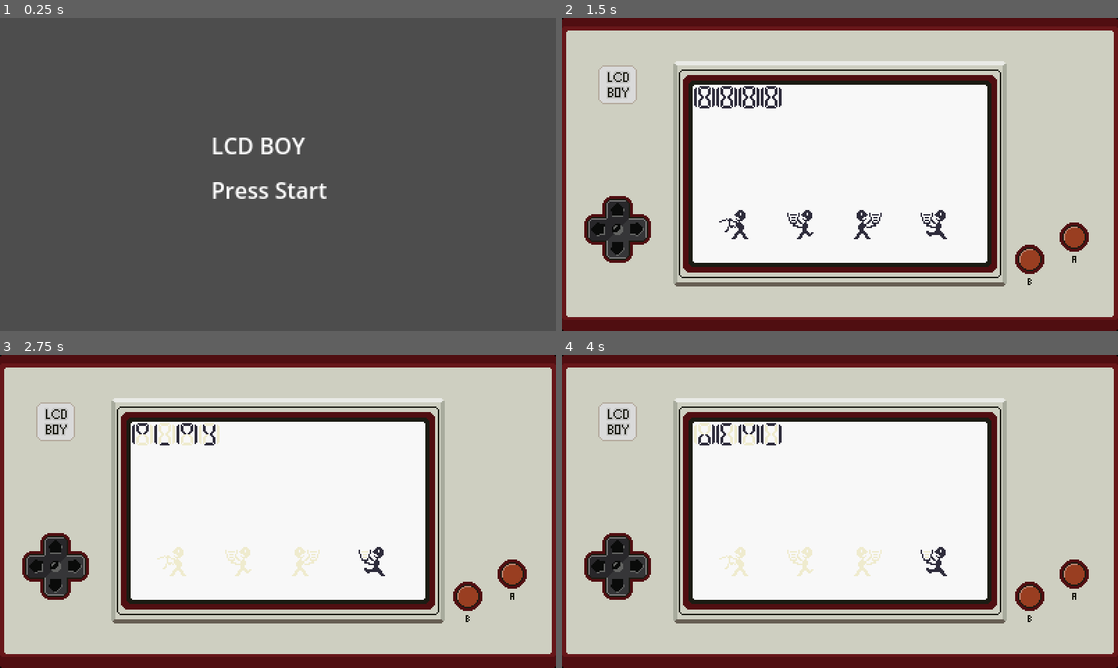
Above: before the commit, frames 1-4 (two rows, left to right).
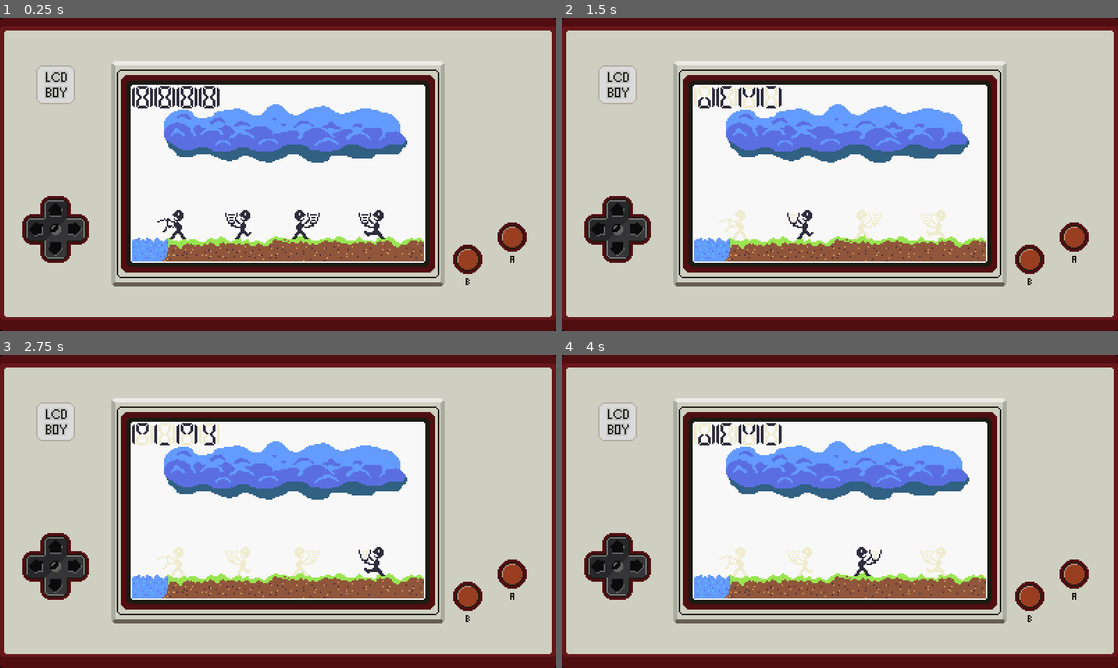
Above: after the commit, the same moments.

Repository: zapturk/PCGJ2025
Game: Godot game, scene res://Scenes/game.tscn
Same seed, same stepped clock (60 frames per second), same inputs: the game is played once before the commit and once after it. Before the commit the project starts from res://Scenes/title.tscn.
Inputs (mouse positions are in pixels of both pictures, inside the frame that each line leads up to):
- Up to frame 1 (0.25 s): no input
- Up to frame 2 (1.5 s): tap Enter (ui_accept) at 0.5 s; move the mouse to (962, 158) at 0.52 s; hold Right (ui_right) 0.53-1.25 s; hold Enter (ui_accept) 0.53-1.25 s; click (962, 158) at 0.67 s; drag from (728, 190) to (812, 237) at 1.27 s
- Up to frame 3 (2.75 s): tap Enter (ui_accept) at 2 s; move the mouse to (333, 442) at 2.02 s; hold Right (ui_right) from 2.03 s (still down); hold Enter (ui_accept) from 2.03 s (still down); tap U at 2.1 s
- Up to frame 4 (4 s): release Right (ui_right) at 2.75 s; release Enter (ui_accept) at 2.75 s; tap R (restart) at 2.75 s; drag from (812, 574) to (673, 464) at 2.77 s; tap Enter (ui_accept) at 3.5 s; move the mouse to (1006, 558) at 3.52 s; hold Left (ui_left) from 3.53 s (still down); hold Enter (ui_accept) from 3.53 s (still down); tap Tab at 3.6 s

The runs differ from the first frame. In frame 1, 99% of the frame differs, in the area x 0-100%, y 0-100%; in frame 2, 11%; in frame 3, 9.9%; in frame 4, 10%.

Commit message:
add a new backgound

Diff:
--- /dev/null
+++ b/lcdboy/Scenes/game.tscn
@@ -0,0 +1,12 @@
+[gd_scene load_steps=3 format=3 uid="uid://c50tbbvk4mc6y"]
+
+[ext_resource type="Script" uid="uid://cb32kqm2ksh0c" path="res://Scripts/game.gd" id="1_qxrlw"]
+[ext_resource type="Texture2D" uid="uid://dhg6e85wb1g04" path="res://Images/LCDBoy.png" id="2_wrm1d"]
+
+[node name="Game" type="Node2D"]
+script = ExtResource("1_qxrlw")
+
+[node name="Sprite2D" type="Sprite2D" parent="."]
+position = Vector2(200, 112.5)
+texture = ExtResource("2_wrm1d")
+metadata/_edit_lock_ = true
--- a/lcdboy/Scenes/debug.tscn
+++ b/lcdboy/Scenes/rain.tscn
@@ -1,26 +1,27 @@
-[gd_scene load_steps=33 format=3 uid="uid://di1764mxkhlti"]
-
-[ext_resource type="Texture2D" uid="uid://dhg6e85wb1g04" path="res://Images/LCDBoy.png" id="1_5k3ys"]
-[ext_resource type="Script" uid="uid://b5oj5gipctqvw" path="res://Scripts/debug.gd" id="1_6fqrn"]
-[ext_resource type="Script" uid="uid://dqrnusd83ehkj" path="res://Scripts/player.gd" id="2_5k3ys"]
-[ext_resource type="Texture2D" uid="uid://ccexrvxh0gob3" path="res://Images/WaterPlayer.png" id="2_axs6p"]
-[ext_resource type="Texture2D" uid="uid://3lj0676bf8n5" path="res://Images/DemoPlay.png" id="3_h47sb"]
-[ext_resource type="Script" uid="uid://bmfw21v4qytvb" path="res://Scripts/demo_play.gd" id="4_quvyc"]
+[gd_scene load_steps=34 format=3 uid="uid://di1764mxkhlti"]
+
+[ext_resource type="Script" uid="uid://b5oj5gipctqvw" path="res://Scripts/rain.gd" id="1_yepur"]
+[ext_resource type="Texture2D" uid="uid://dhg6e85wb1g04" path="res://Images/LCDBoy.png" id="2_n7lvf"]
+[ext_resource type="Texture2D" uid="uid://3lj0676bf8n5" path="res://Images/DemoPlay.png" id="2_rst03"]
+[ext_resource type="Script" uid="uid://bmfw21v4qytvb" path="res://Scripts/demo_play.gd" id="3_n7lvf"]
+[ext_resource type="Texture2D" uid="uid://dhmy1h6lhckbh" path="res://Images/RainBackground.png" id="3_pf7gp"]
+[ext_resource type="Script" uid="uid://dqrnusd83ehkj" path="res://Scripts/player.gd" id="4_pf7gp"]
+[ext_resource type="Texture2D" uid="uid://ccexrvxh0gob3" path="res://Images/WaterPlayer.png" id="5_1coce"]
 
 [sub_resource type="AtlasTexture" id="AtlasTexture_ttyd0"]
-atlas = ExtResource("3_h47sb")
+atlas = ExtResource("2_rst03")
 region = Rect2(0, 16, 64, 16)
 
 [sub_resource type="AtlasTexture" id="AtlasTexture_7mwhx"]
-atlas = ExtResource("3_h47sb")
+atlas = ExtResource("2_rst03")
 region = Rect2(0, 0, 64, 16)
 
 [sub_resource type="AtlasTexture" id="AtlasTexture_7tuer"]
-atlas = ExtResource("3_h47sb")
+atlas = ExtResource("2_rst03")
 region = Rect2(0, 48, 64, 16)
 
 [sub_resource type="AtlasTexture" id="AtlasTexture_l0xmn"]
-atlas = ExtResource("3_h47sb")
+atlas = ExtResource("2_rst03")
 region = Rect2(0, 32, 64, 16)
 
 [sub_resource type="SpriteFrames" id="SpriteFrames_et0t3"]
@@ -274,22 +275,26 @@
 "speed": 5.0
 }]
 
-[node name="debug" type="Node2D"]
-script = ExtResource("1_6fqrn")
+[node name="Rain" type="Node2D"]
+script = ExtResource("1_yepur")
 
 [node name="Sprite2D" type="Sprite2D" parent="."]
 position = Vector2(200, 112.5)
-texture = ExtResource("1_5k3ys")
+texture = ExtResource("2_n7lvf")
 metadata/_edit_lock_ = true
+
+[node name="Background" type="Sprite2D" parent="."]
+position = Vector2(200, 112)
+texture = ExtResource("3_pf7gp")
 
 [node name="DemoPlay" type="AnimatedSprite2D" parent="."]
 position = Vector2(127, 57)
 sprite_frames = SubResource("SpriteFrames_et0t3")
 animation = &"play"
-script = ExtResource("4_quvyc")
+script = ExtResource("3_n7lvf")
 
 [node name="WaterPlayer" type="Node2D" parent="."]
-script = ExtResource("2_5k3ys")
+script = ExtResource("4_pf7gp")
 
 [node name="Dump" type="AnimatedSprite2D" parent="WaterPlayer"]
 position = Vector2(124, 148)
--- a/lcdboy/Scenes/title.tscn
+++ /dev/null
@@ -1,20 +0,0 @@
-[gd_scene load_steps=2 format=3 uid="uid://c50tbbvk4mc6y"]
-
-[ext_resource type="Script" uid="uid://cb32kqm2ksh0c" path="res://Scripts/title.gd" id="1_w31pl"]
-
-[node name="Title" type="Node2D"]
-script = ExtResource("1_w31pl")
-
-[node name="Label" type="Label" parent="."]
-offset_left = 152.0
-offset_top = 80.0
-offset_right = 220.0
-offset_bottom = 103.0
-text = "LCD BOY"
-
-[node name="Label2" type="Label" parent="."]
-offset_left = 152.0
-offset_top = 112.0
-offset_right = 236.0
-offset_bottom = 135.0
-text = "Press Start"
--- /dev/null
+++ b/lcdboy/Scripts/game.gd
@@ -0,0 +1,9 @@
+extends Node2D
+
+@onready var rain := preload("res://Scenes/rain.tscn")
+var currentGame: Node2D
+
+
+func _ready() -> void:
+	currentGame = rain.instantiate()
+	add_child(currentGame)
--- a/lcdboy/Scripts/title.gd
+++ /dev/null
@@ -1,5 +0,0 @@
-extends Node2D
-
-func _input(event: InputEvent) -> void:
-	if event.is_action_pressed("ui_accept"):
-		get_tree().change_scene_to_file("res://Scenes/debug.tscn")
--- a/lcdboy/project.godot
+++ b/lcdboy/project.godot
@@ -38,3 +38,4 @@
 [rendering]
 
 textures/canvas_textures/default_texture_filter=0
+textures/vram_compression/import_etc2_astc=true
Binary file added: lcdboy/Images/RainBackground.aseprite
Binary file added: lcdboy/Images/RainBackground.png
Not shown, added: lcdboy/Images/RainBackground.png.import
Not shown: 4 places in lcdboy/Scenes/rain.tscn that only renumber resources
Renamed: lcdboy/Scripts/title.gd.uid -> lcdboy/Scripts/game.gd.uid
Renamed: lcdboy/Scripts/debug.gd -> lcdboy/Scripts/rain.gd
Renamed: lcdboy/Scripts/debug.gd.uid -> lcdboy/Scripts/rain.gd.uid
Not shown, added: lcdboy/export_presets.cfg
Not shown, changed: .github/workflow/main.yml
